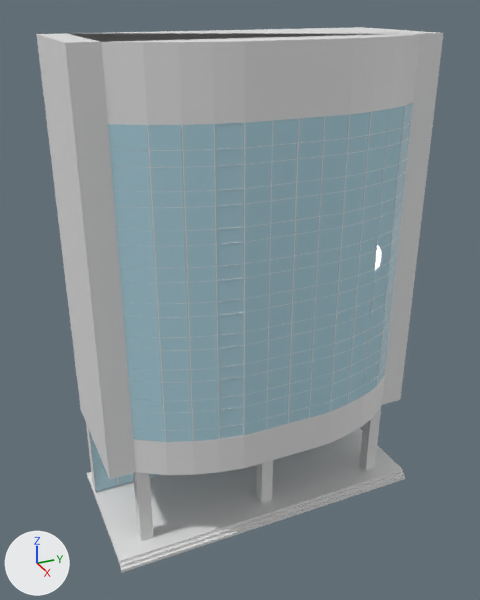
One commit to the Blender file building/blend/5 between 6 building.blend: the scene before it, then after it.
Both versions are drawn from a 50 mm camera at (178.3, -81.2, 159.3) aimed at (5.6, -3.4, 72.9). Arrows for +X, +Y and +Z are at lower left; the lights stay in place.

In view in the first picture: 'Cube.002', 'Cube.004', 'No.5 between No.6 conect.001', 'right-windows-10', 'right-windows-11', 'right-windows-12', 'right-windows-5', 'right-windows-6', 'right-windows-7', 'right-windows-8', 'right-windows-9', 'stairs'.
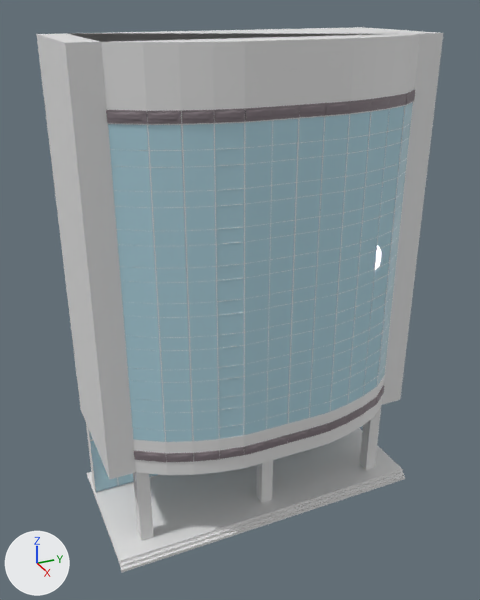
What differs and where, as boxes [x1, y1, x2, y2] in the pictures (480 x 600 px):
'stone.014', added
    after: [106, 90, 415, 124]
'stone.011', added
    after: [134, 451, 166, 462]
'stone.010', added
    after: [166, 453, 193, 462]
'stone.009', added
    after: [194, 450, 219, 462]
'stone.008', added
    after: [220, 447, 244, 459]
'stone.007', added
    after: [244, 441, 267, 455]
'stone.006', added
    after: [267, 435, 288, 449]
'stone.005', added
    after: [288, 429, 309, 443]
'stone.004', added
    after: [309, 423, 330, 437]
'stone.003', added
    after: [329, 415, 348, 431]
'stone.002', added
    after: [347, 407, 363, 423]
'stone.001', added
    after: [362, 397, 377, 414]
'stone.020', added
    after: [376, 385, 384, 404]

The edits, one by one:
Material 'Stone' (mat_stone) is new.
Its base color is (0.23, 0.191, 0.213) (grey #84797f).
Mesh me_cube_027 is new.
It has 3516 vertices, 3132 faces and spans x -69.9..30.2, y -11.5..9.4, z -1.0..1.0.
It uses material mat_stone (grey #84797f).
Mesh me_cube_033 is new.
It has 293 vertices, 261 faces and spans x -1.0..1.83, y -1.0..1.02, z -1.01..1.0.
It uses material mat_stone (grey #84797f).
Object 'stone.014' (ob_stone_014) is new; it shows me_cube_027.
Its location is (29.0, 0.8, 133.8).
Its rotation in degrees is (0, 0, -22).
Its scale is (0.353, 3.92, 1.49).
Object 'stone.020' (ob_stone_020) is new; it shows me_cube_033.
Its location is (22.6, 40.6, 36.5).
Its rotation in degrees is (0, 0, 38).
Its scale is (0.353, 4.16, 1.49).
Object 'stone.011' (ob_stone_011) is new; it shows a copy of me_cube_033.
Its location is (22.6, -40.0, 36.5).
Its rotation in degrees is (0, 0, -32).
Its scale is (0.353, 4.76, 1.49).
Object 'stone.010' (ob_stone_010) is new; it shows a copy of me_cube_033.
Its location is (26.6, -32.2, 36.5).
Its rotation in degrees is (0, 0, -22).
Its scale is (0.353, 3.92, 1.49).
Object 'stone.009' (ob_stone_009) is new; it shows a copy of me_cube_033.
Its location is (29.1, -24.8, 36.5).
Its rotation in degrees is (0, 0, -16).
Its scale is (0.353, 3.72, 1.49).
Object 'stone.008' (ob_stone_008) is new; it shows a copy of me_cube_033.
Its location is (30.7, -17.5, 36.5).
Its rotation in degrees is (0, 0, -10).
Its scale is (0.353, 3.67, 1.49).
Object 'stone.007' (ob_stone_007) is new; it shows a copy of me_cube_033.
Its location is (31.5, -10.2, 36.5).
Its rotation in degrees is (0, 0, -1).
Its scale is (0.353, 3.62, 1.49).
Object 'stone.006' (ob_stone_006) is new; it shows a copy of me_cube_033.
Its location is (31.5, -2.9, 36.5).
Its scale is (0.353, 3.57, 1.49).
Object 'stone.005' (ob_stone_005) is new; it shows a copy of me_cube_033.
Its location is (31.5, 4.4, 36.5).
Its scale is (0.353, 3.62, 1.49).
Object 'stone.004' (ob_stone_004) is new; it shows a copy of me_cube_033.
Its location is (31.5, 11.8, 36.5).
Its rotation in degrees is (0, 0, 2).
Its scale is (0.353, 3.67, 1.49).
Object 'stone.003' (ob_stone_003) is new; it shows a copy of me_cube_033.
Its location is (30.7, 19.1, 36.5).
Its rotation in degrees is (0, 0, 10).
Its scale is (0.353, 3.72, 1.49).
Object 'stone.002' (ob_stone_002) is new; it shows a copy of me_cube_033.
Its location is (29.0, 26.4, 36.5).
Its rotation in degrees is (0, 0, 16).
Its scale is (0.353, 3.77, 1.49).
Object 'stone.001' (ob_stone_001) is new; it shows a copy of me_cube_033.
Its location is (26.5, 33.6, 36.5).
Its rotation in degrees is (0, 0, 22).
Its scale is (0.353, 3.97, 1.49).
